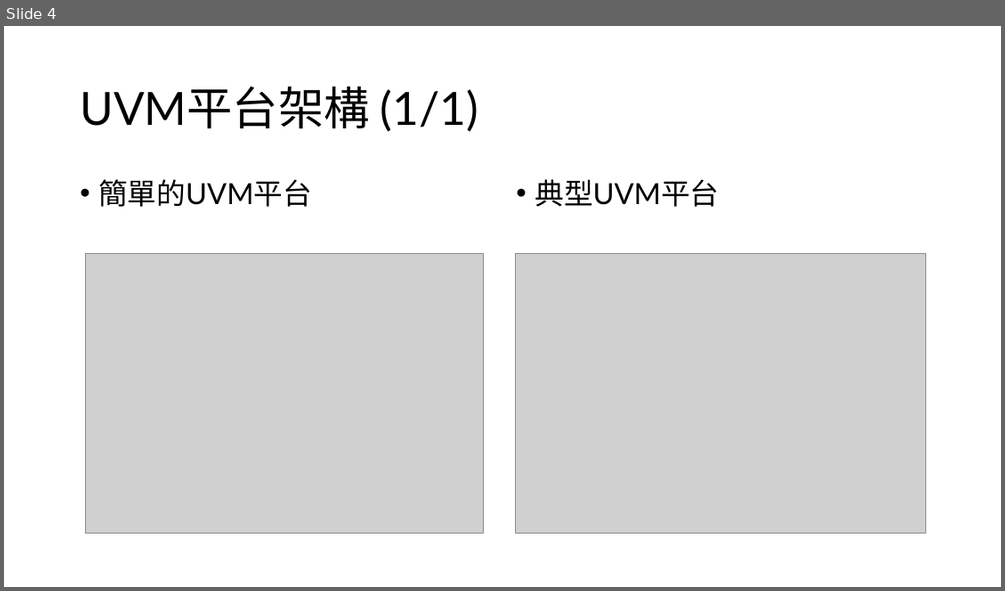
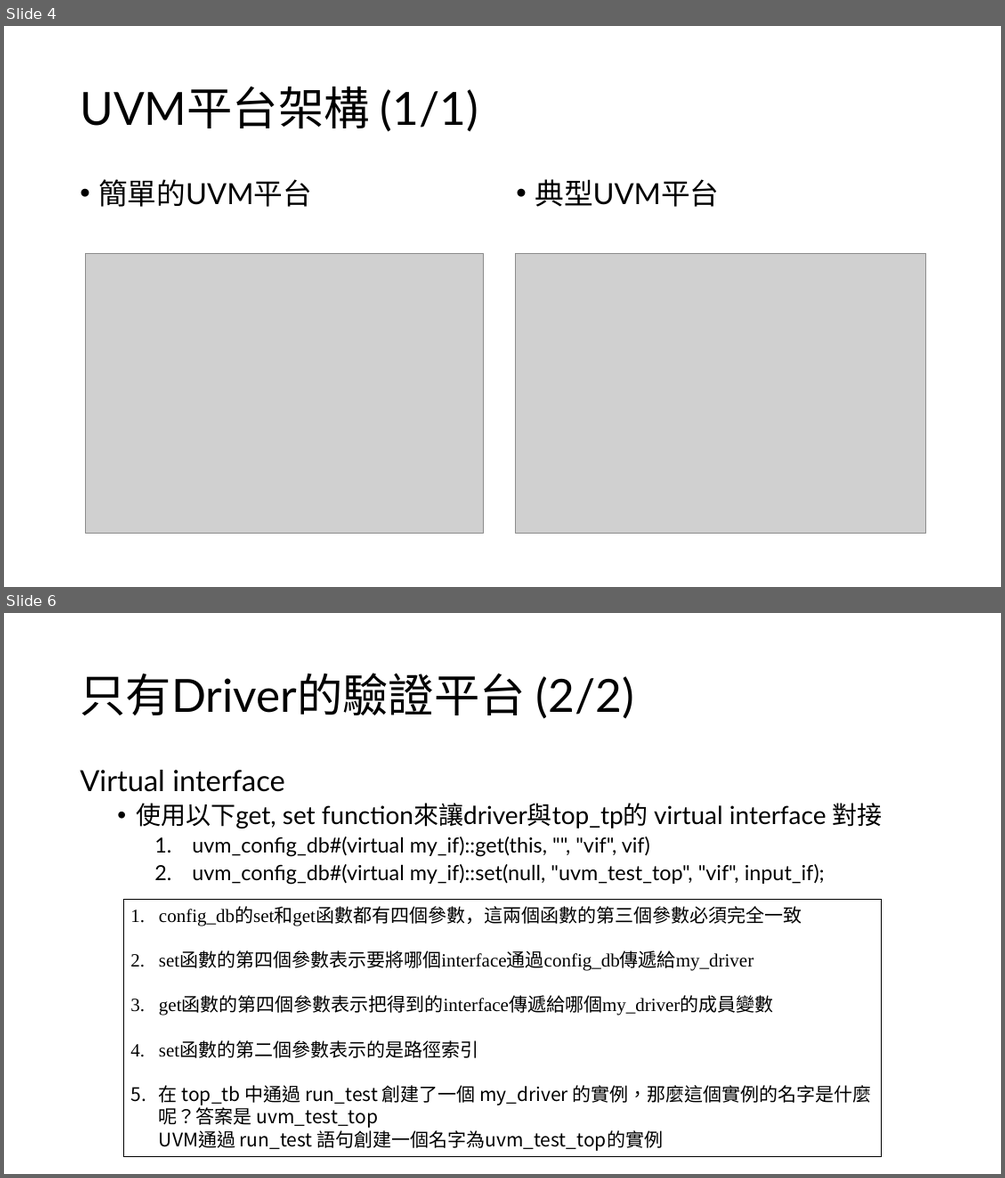
Before and after one commit to s9001055/DV_learning, a slide deck: UVM/UVM.pptx. Shown one above the other, each under a label of ours: slide 4 before the commit, slides 4 and 6 after it; the slides between them are not shown. The pictures are 1005x591 and 1005x1178 pixels, drawn with LibreOffice and Linux fonts; fonts in the diff are those of the drawing; grey boxes stand for pictures. Boxes give left, top, right and bottom in pixels: in the first picture for what was removed or moved away, otherwise in the second. Text is boxed around its words. In the diff, an @@ line names an element or a change of style, - is before the commit and + after.

Commit message:
Add: virtual interface example code

```diff
--- a/UVM/UVM.pptx
+++ b/UVM/UVM.pptx
@@ slide 6 added at bbox=[4, 613, 1001, 1174], background #FFFFFF @@
@@ title added at bbox=[80, 673, 634, 719], 44 pt, text #000000 @@
+只有Driver的驗證平台 (2/2)
@@ text added at bbox=[80, 770, 882, 884], 20 pt, text #000000 @@
+Virtual interface
+  • 使用以下get, set function來讓driver與top_tp的 virtual interface 對接
+    1. uvm_config_db#(virtual my_if)::get(this, "", "vif", vif)
+    2. uvm_config_db#(virtual my_if)::set(null, "uvm_test_top", "vif", input_if);
@@ rectangle added at bbox=[123, 900, 882, 1156], outline #000000 0.75 pt, 18 pt, text #000000 @@
+1. config_db的set和get函數都有四個參數，這兩個函數的第三個參數必須完全一致
+2. set函數的第四個參數表示要將哪個interface通過config_db傳遞給my_driver
+3. get函數的第四個參數表示把得到的interface傳遞給哪個my_driver的成員變數
+4. set函數的第二個參數表示的是路徑索引
+5. 在 top_tb 中通過 run_test 創建了一個 my_driver 的實例，那麼這個實例的名字是什麼呢？答案是 uvm_test_top
+   UVM通過 run_test 語句創建一個名字為uvm_test_top的實例
```
Also in this commit, not shown: 3 slides changed, 2 other slides added, 11 other files.
